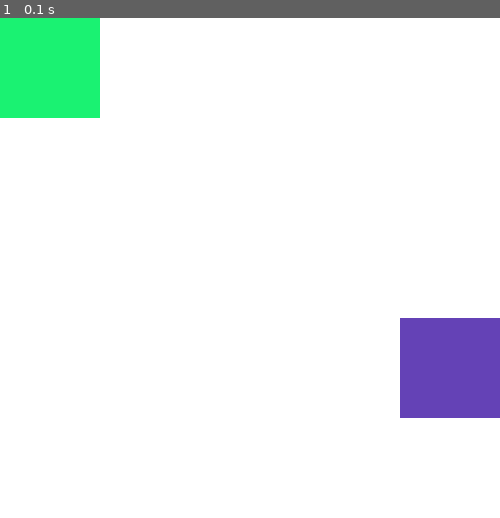
Above: before the commit, frame 1.
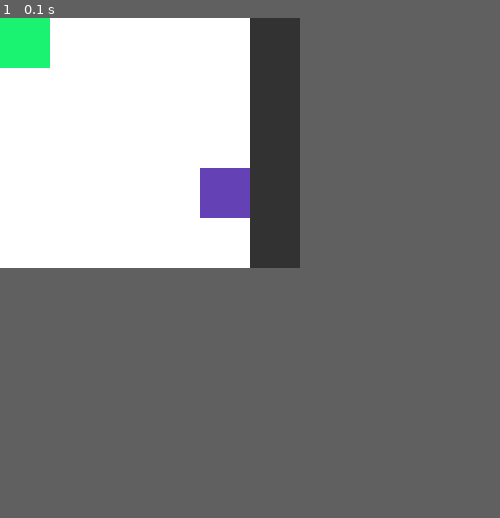
Above: after the commit, the same moment.

Repository: Daniel908009/Pixel-Strategy-Pygame
Game: pygame game, started from main.py
The game is run twice, just before and just after one commit, with the same random seed, the same clock (stepped at 60 frames per second) and the same inputs.
Inputs:
- Up to frame 1 (0.1 s): no input
In our replay, the window is 500x500 before the commit and 300x250 after it. These sizes can differ from the game's own. Grey fills any space a smaller window leaves; there, only what the larger window draws over its background counts as a difference.

The runs differ from the first frame. In frame 1, 13% of the frame differs, in the area x 0-100%, y 0-80%.

Commit message:
Update main.py

Diff:
--- a/main.py
+++ b/main.py
@@ -6,6 +6,8 @@
 
 # map logic and free tiles logic
 map_size = 5
+pixel_size = 50
+controlwindowsize = pixel_size
 map = []
 map_free_tiles = map_size*map_size
 map_occupied_tiles = []
@@ -19,17 +21,17 @@
 
 
 # Screen setings
-screen = pygame.display.set_mode((map_size*100, map_size*100))
+screen = pygame.display.set_mode((map_size*pixel_size+controlwindowsize, map_size*pixel_size))
 pygame.display.set_caption("Pixel Strategy")
-#pygame.display.set_icon(pygame.image.load("assets/icon.png"))
+pygame.display.set_icon(pygame.image.load("Pixel_strategy/strategy.png"))
 
 
 # creating players and setting their initial position
 players = []
+which_player_occupies_what = []
 num_players = 2
 for i in range(num_players):
     playercoords1 = (random.randint(0, map_size-1), random.randint(0, map_size-1))
-    #playercoords2 = (random.randint(0, map_size-1), random.randint(0, map_size-1))playercoords2
     map_occupied_tiles.append((playercoords1 ))
     players.append(
         {
@@ -40,29 +42,23 @@
     )
 
 
-# logic for finding free tile around player
-def logic_for_finding_nearest_free_tile(player):
-        for m in range(players.num_of_tiles):
-            coords = players[player].coordinates[m-1]
-            coords_to_check = []
-            for i in range(3):
-                for j in range(3):
-                    coords_to_check.append((coords[0]-1+i, coords[1]-1+j))
-                    print(coords_to_check)
+def reset_game():
+    pass
 
 
+# expansion logic function, finds free tiles around all the player controled ones
+def expandsion_initial():
+    pass
 
 
+# removing occupied tiles from free tiles
+def remove_occupied_tiles():
+    global map_free_tiles, map_occupied_tiles, index_version_of_free_tiles
+    map_free_tiles -= num_players
+    for i in range(num_players):
+        map_occupied_tiles.append(players[i]["coordinates"])
+        index_version_of_free_tiles.remove(players[i]["coordinates"])
 
-# expansion logic function
-def expandsion_initial():
-    global map_free_tiles, players
-    for i in range(num_players):
-        players[i-1].coordinates.append(logic_for_finding_nearest_free_tile(i))
-
-#removing occupied tiles from free tiles
-def remove_tiles():
-    pass
 
 running = True
 initial_check = True
@@ -72,15 +68,17 @@
 
     # Background color
     screen.fill((255, 255, 255))
+
+    #control screen color and size
+    pygame.draw.rect(screen, (50, 50, 50), (map_size*pixel_size, 0, controlwindowsize, map_size*pixel_size))
+
     #event checking
     for event in pygame.event.get():
         if event.type == pygame.QUIT:
             running = False
-
-    #Drawing map
-    #for i in range(map_size):
-       # for j in range(map_size):
-           # pygame.draw.rect(screen, (255, 255, 255), (i*100, j*100, 100, 100))
+        elif event.type == pygame.KEYDOWN:
+            if event.type == pygame.r:
+                reset_game()
 
     # checking if players are not on top of each other
     while initial_check:
@@ -100,28 +98,25 @@
                     list_of_similar.append(j)
                     players[random.choice(list_of_similar)]["color"] = (random.randint(0, 255), random.randint(0, 255), random.randint(0, 255))
                     list_of_similar.clear()
+
+    #which player has which tile
+        for i in range(num_players):
+            which_player_occupies_what.append(players[i]["coordinates"])
+
     # removing occupied tiles from free tiles
-        map_free_tiles -= num_players
-        print(map_free_tiles)
-        print(map_occupied_tiles)
-        print(index_version_of_free_tiles)
+        remove_occupied_tiles()
 
-        for i in range(num_players):
-            map_occupied_tiles.append(players[i]["coordinates"])
-            index_version_of_free_tiles.remove(players[i]["coordinates"])
-        print(index_version_of_free_tiles)
+    #check is done
         initial_check = False
 
-    # Drawing players
-    current_round = 1
-    for player in players:
-        for i in range(current_round):
-            for j in range(current_round):
-                pygame.draw.rect(screen, player["color"], (player["coordinates"][0]*100, player["coordinates"][1]*100, 100, 100))
-    current_round += 1
+    # Drawing players and player controlled tiles
+    for i in range(num_players):
+        pygame.draw.rect(screen, players[i]["color"], (players[i]["coordinates"][0]*pixel_size, players[i]["coordinates"][1]*pixel_size, pixel_size, pixel_size))
+        for j in range(players[i]["num_of_tiles"]):
+            pygame.draw.rect(screen, players[i]["color"], (players[i]["coordinates"][0]*pixel_size, players[i]["coordinates"][1]*pixel_size, pixel_size, pixel_size))
 
     # peacefull expansion logic
-    #expandsion_initial()
+    expandsion_initial()
 
 
 
